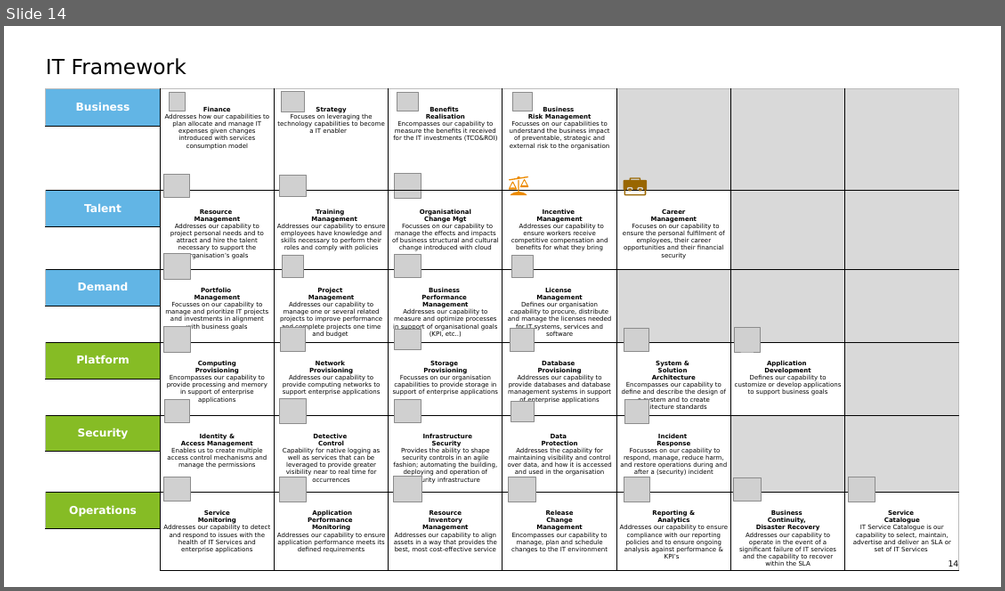
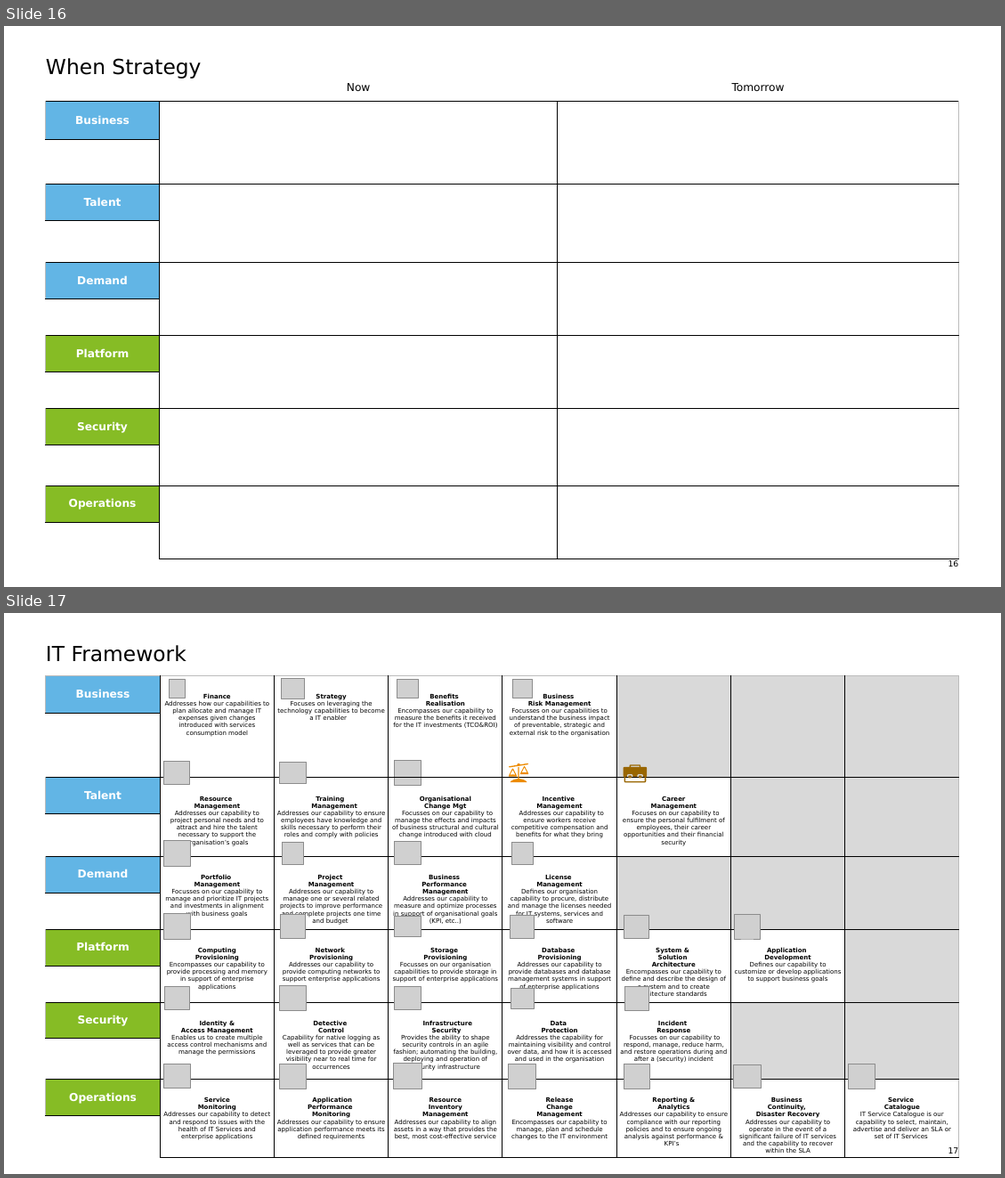
Before and after one commit to sjhoeksma/docs4it, a slide deck: support-material/docs4IT.pptx. Shown one above the other, each under a label of ours: slide 14 before the commit, slides 16 and 17 after it. The pictures are 1005x591 and 1005x1178 pixels, drawn with LibreOffice and Linux fonts; fonts in the diff are those of the drawing; grey boxes stand for pictures. Boxes give left, top, right and bottom in pixels: in the first picture for what was removed or moved away, otherwise in the second. Text is boxed around its words. In the diff, an @@ line names an element or a change of style, - is before the commit and + after.

```diff
--- a/support-material/docs4IT.pptx
+++ b/support-material/docs4IT.pptx
@@ slide 16 added at bbox=[4, 26, 1001, 587], background #FFFFFF @@
@@ table added at bbox=[45, 63, 959, 558], 13 rows, 3 columns @@
+ | Now | Tomorrow
+Business |  | 
+ |  | 
+Talent |  | 
+ |  | 
+Demand |  | 
+ |  | 
+Platform |  | 
+ |  | 
+Security |  | 
+ |  | 
+Operations |  | 
+ |  | 
@@ title added at bbox=[46, 58, 201, 79], 20 pt, text #000000 @@
+When Strategy
@@ page number added at bbox=[948, 560, 959, 566], 8 pt, text #000000 @@
+16
@@ what was slide 14 is now slide 17 @@
@@ page number at bbox=[948, 1147, 959, 1156]: text changed @@
-14
+17
```
Also in this commit, not shown: 13 slides changed, 3 other slides added, 24 other files.
